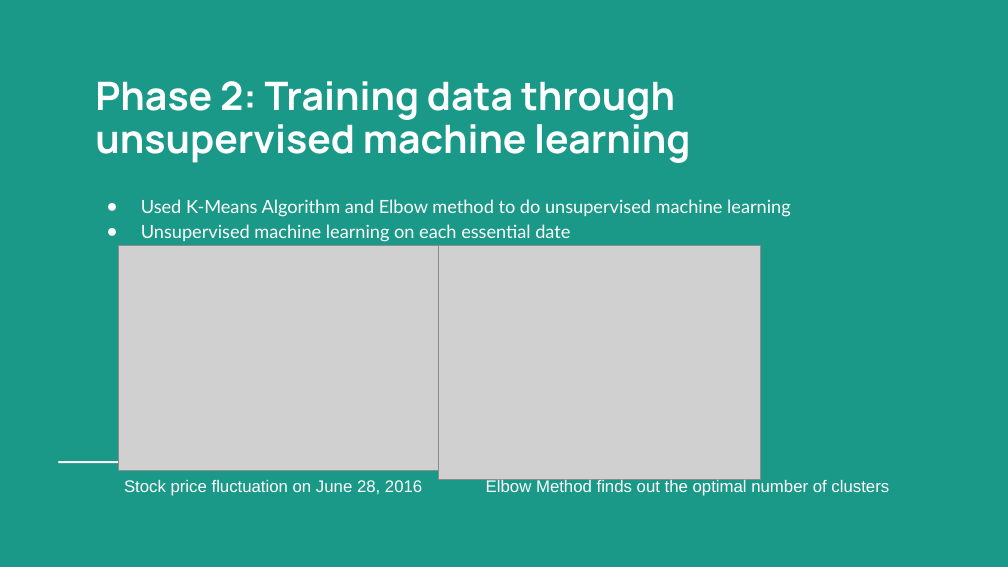
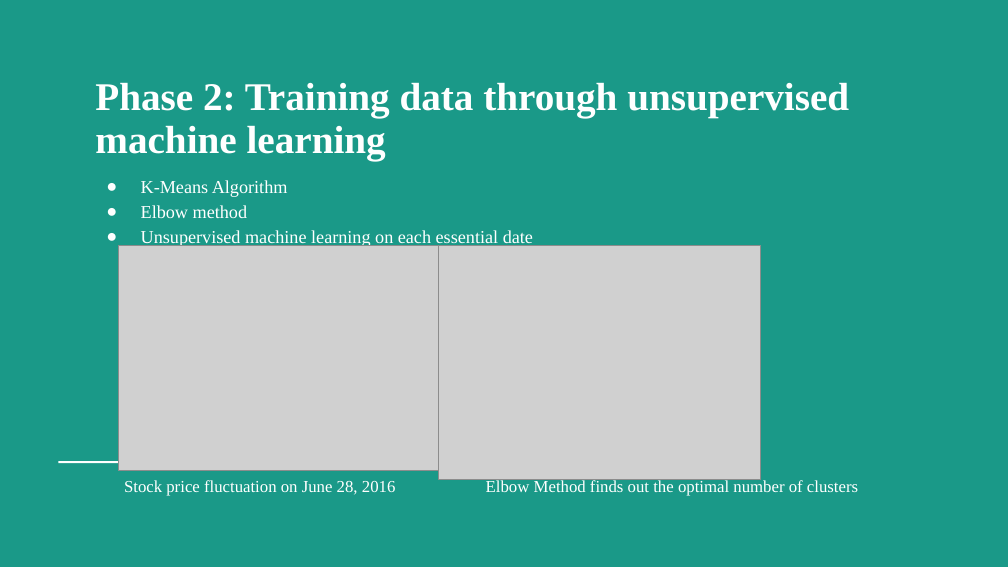
Before and after one commit to okcaiko-gmail/Fionastudy, a slide deck: slide 6 of Examination of Domestic Economic Impact of the US-China Trade War by Analyzing Stock Market Fluctuations with Unsupervised Machine Learning.pptx. Drawn at 1008x567 pixels with LibreOffice and Linux fonts; fonts in the diff are those of the drawing; grey boxes stand for pictures. Boxes give left, top, right and bottom in pixels: in the first picture for what was removed or moved away, otherwise in the second. Text is boxed around its words. In the diff, an @@ line names an element or a change of style, - is before the commit and + after.

```diff
--- a/Examination of Domestic Economic Impact of the US-China Trade War by Analyzing Stock Market Fluctuations with Unsupervised Machine Learning.pptx
+++ b/Examination of Domestic Economic Impact of the US-China Trade War by Analyzing Stock Market Fluctuations with Unsupervised Machine Learning.pptx
@@ title "Phase 2: Training data through ..." at [95,82,849,160]: font Manrope to Times New Roman @@
@@ text "K-Means Algorithm": place and size @@
-text "K-Means Algorithm" at [141,199,791,242]
+text "K-Means Algorithm" at [141,180,533,247]
@@ text at [141,180,288,218]: text changed; font Lato to Times New Roman @@
-● Used K-Means Algorithm and Elbow method to do unsupervised machine learning
+● K-Means Algorithm
+● Elbow method
@@ text at [141,230,533,247]: font Lato to Times New Roman in "Unsupervised machine learning on each essential date" @@
@@ text "Stock price fluctuation on June ..." at [124,480,396,496]: font Arial to Times New Roman @@
@@ text "Elbow Method finds out the ..." at [486,479,858,496]: font Arial to Times New Roman @@
```
Also in this commit, not shown: 5 other slides changed.
